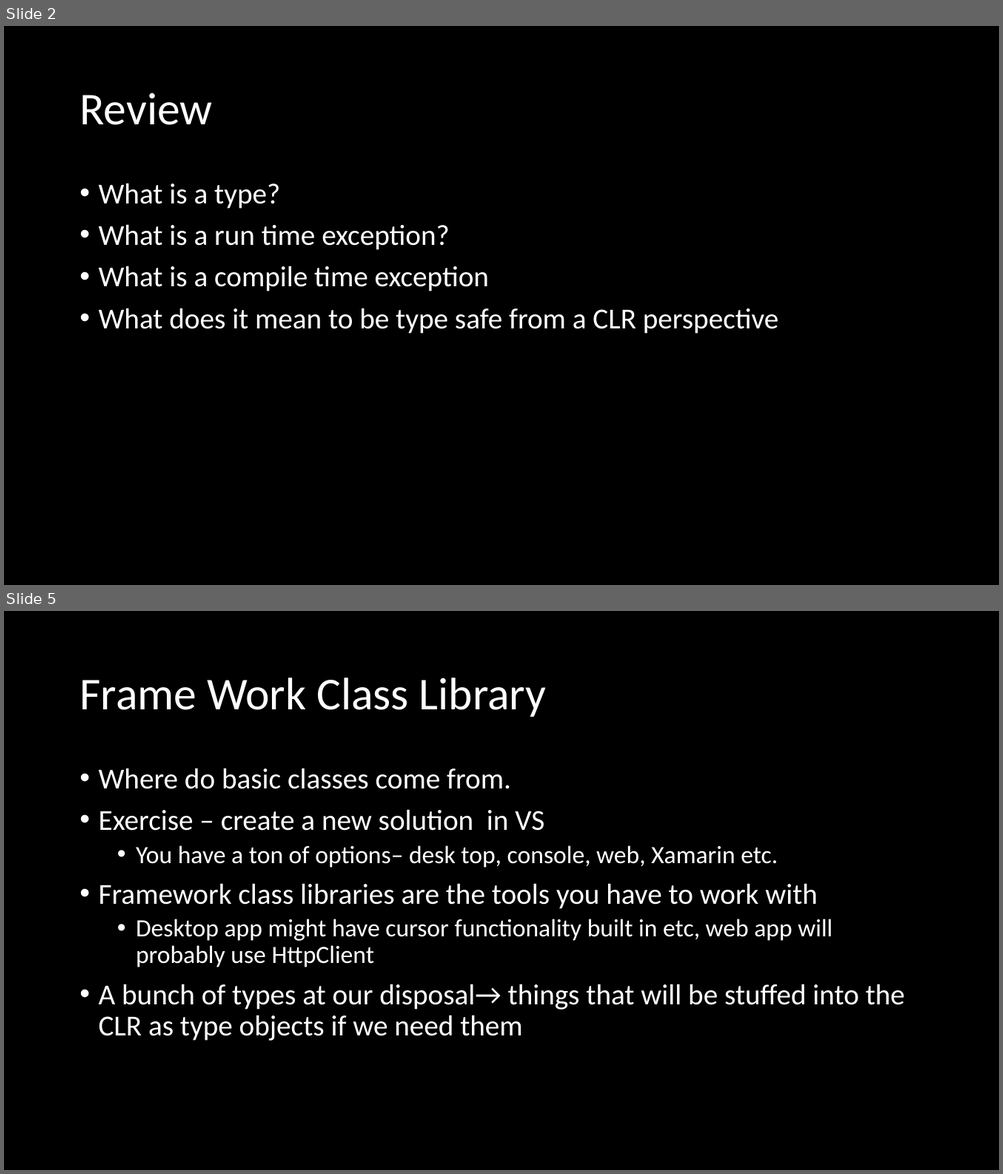
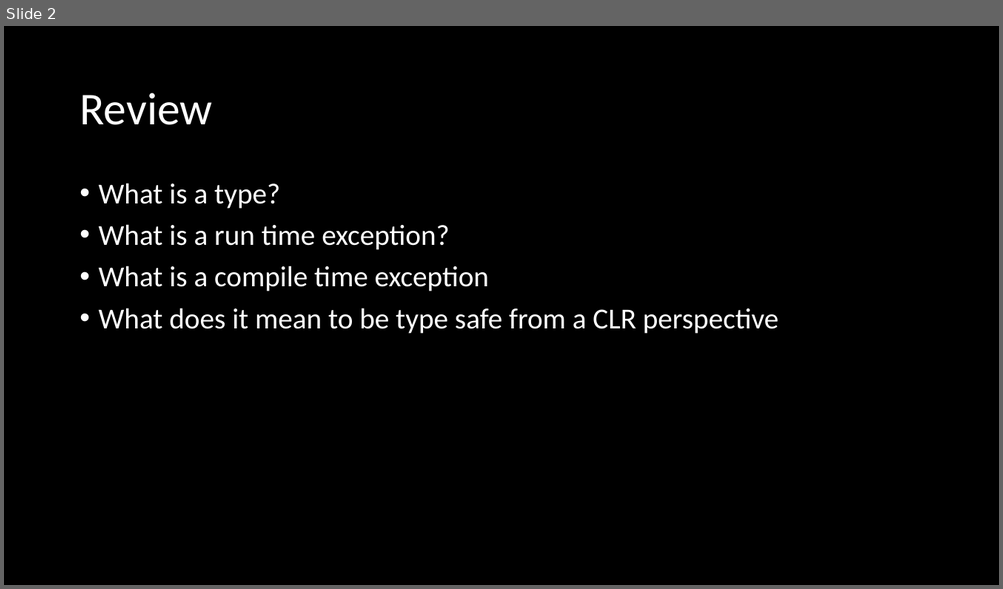
Before and after one commit to microsoft/Flash_University, a slide deck: CLR_via_CSharp/Week3/CLR_Via_CSharp_chapter5.pptx. Shown one above the other, each under a label of ours: slides 2 and 5 before the commit, slide 2 after it; the slides between them are not shown. The pictures are 1003x1174 and 1003x589 pixels, drawn with LibreOffice and Linux fonts; fonts in the diff are those of the drawing. Boxes give left, top, right and bottom in pixels: in the first picture for what was removed or moved away, otherwise in the second. Text is boxed around its words. In the diff, an @@ line names an element or a change of style, - is before the commit and + after.

Commit message:
adding some slides, removing value vs ref types

```diff
--- a/CLR_via_CSharp/Week3/CLR_Via_CSharp_chapter5.pptx
+++ b/CLR_via_CSharp/Week3/CLR_Via_CSharp_chapter5.pptx
@@ slide 5 removed at bbox=[4, 611, 999, 1170], background #000000 @@
@@ title removed at bbox=[79, 678, 546, 717] @@
-Frame Work Class Library
@@ text removed at bbox=[99, 768, 905, 1041] @@
-• Where do basic classes come from.
-• Exercise – create a new solution in VS
-  • You have a ton of options– desk top, console, web, Xamarin etc.
-• Framework class libraries are the tools you have to work with
-  • Desktop app might have cursor functionality built in etc, web app will probably use HttpClient
-• A bunch of types at our disposal→ things that will be stuffed into the CLR as type objects if we need them
```
Also in this commit, not shown: 3 slides changed, 7 slides added, 3 other files.
